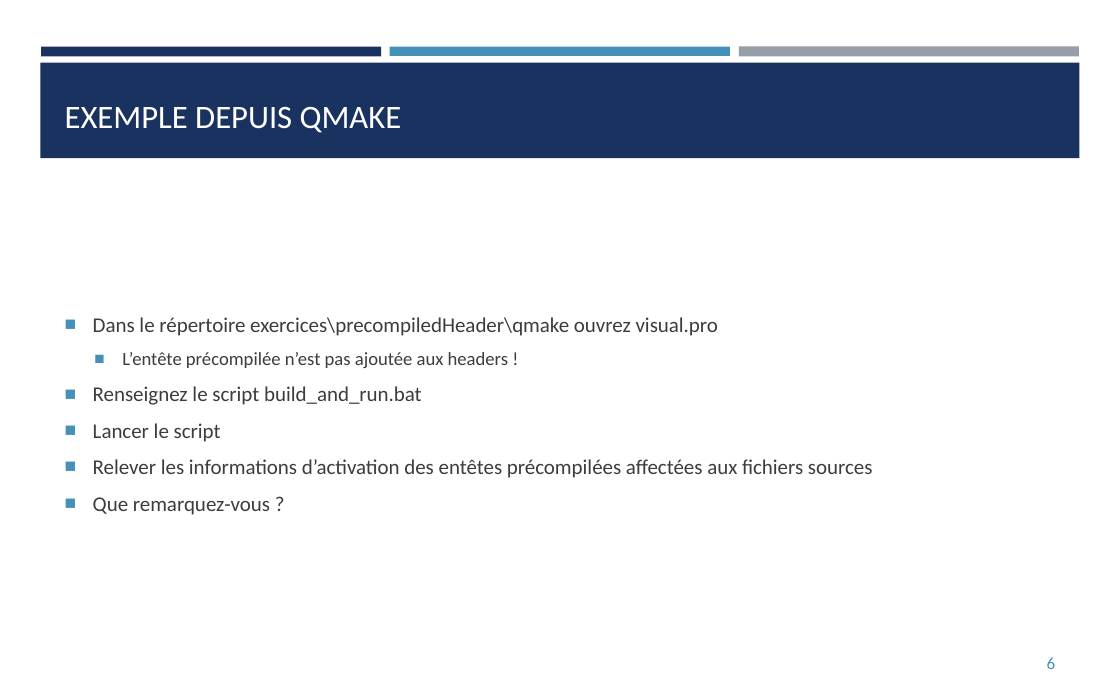
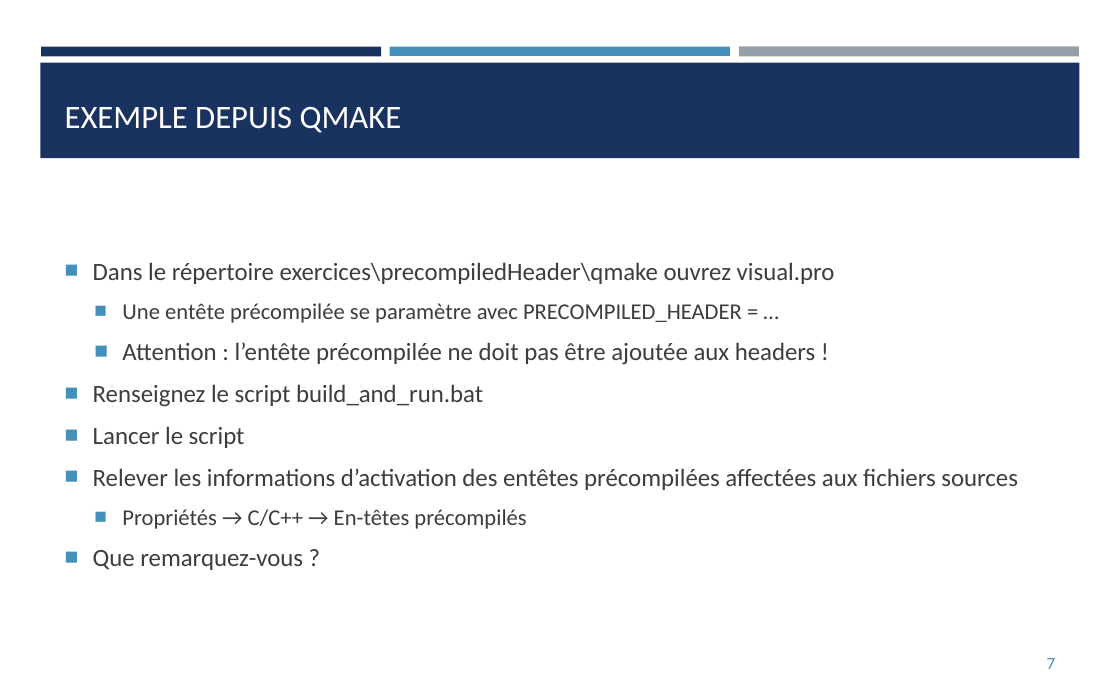
Before and after one commit to franckginguene/cpp_scalian, a slide deck: slide 7 of diapos/CPP_aprem.pptx (slide 6 before the commit). Drawn at 1120x700 pixels with LibreOffice and Linux fonts; fonts in the diff are those of the drawing. Boxes give left, top, right and bottom in pixels: in the first picture for what was removed or moved away, otherwise in the second. Text is boxed around its words. In the diff, an @@ line names an element or a change of style, - is before the commit and + after.

```diff
--- a/diapos/CPP_aprem.pptx
+++ b/diapos/CPP_aprem.pptx
@@ text at (93, 262, 1018, 570): size 13.5 to 16 pt in "Dans le répertoire exercices\precompiledHeader\qmake ouvrez  ...", "Renseignez le script build_and_run.bat", "Lancer le script", "Relever les informations d’activation des entêtes précompilé ..." and 1 more places @@
@@ text at (122, 303, 816, 365): text changed; size 12 to 16 pt @@
-  ■ L’entête précompilée n’est pas ajoutée aux headers !
+  ■ Une entête précompilée se paramètre avec PRECOMPILED_HEADER = …
+  ■ Attention : l’entête précompilée ne doit pas être ajoutée aux headers !
@@ text at (122, 509, 526, 529): paragraph added @@
+  ■ Propriétés → C/C++ → En-têtes précompilés
@@ page number at (1047, 658, 1056, 669): text changed @@
-6
+7
```
Also in this commit, not shown: 14 other slides changed, 2 slides added, 2 slides removed.
